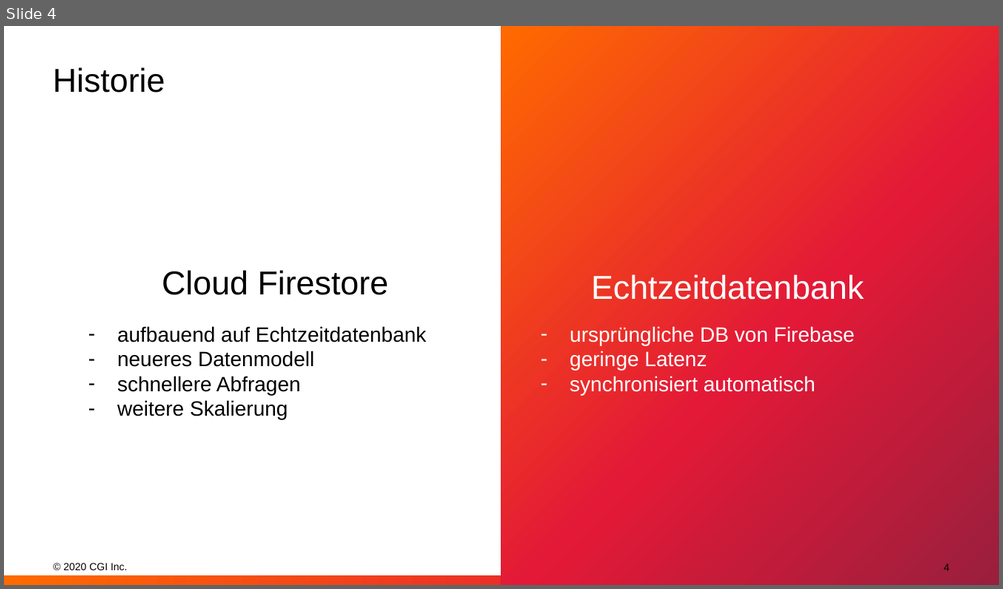
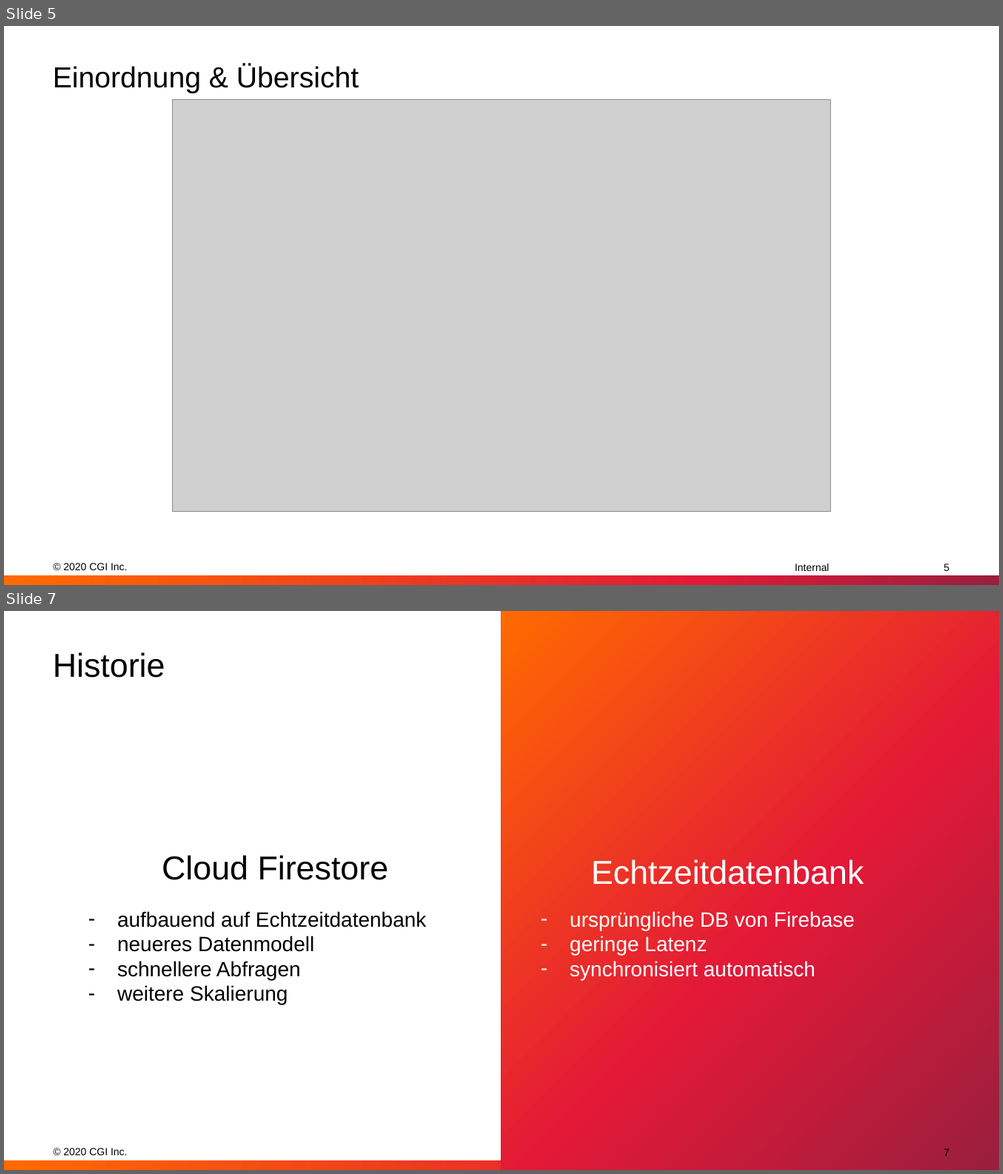
Before and after one commit to MJ7898/workshop_firebase, a slide deck: DBS_Workshop_Firebase.pptx. Shown one above the other, each under a label of ours: slide 4 before the commit, slides 5 and 7 after it; the slides between them are not shown. The pictures are 1003x589 and 1003x1174 pixels, drawn with LibreOffice and Linux fonts; fonts in the diff are those of the drawing; grey boxes stand for pictures. Boxes give left, top, right and bottom in pixels: in the first picture for what was removed or moved away, otherwise in the second. Text is boxed around its words. In the diff, an @@ line names an element or a change of style, - is before the commit and + after.

```diff
--- a/DBS_Workshop_Firebase.pptx
+++ b/DBS_Workshop_Firebase.pptx
@@ slide 5 added at (x1=4, y1=26, x2=999, y2=585), background #FFFFFF; not listed: 2 template elements that a slide beside it also shows @@
@@ title added at (x1=53, y1=64, x2=358, y2=93), 28 pt, text #000000 @@
+Einordnung & Übersicht
@@ picture added at (x1=172, y1=100, x2=830, y2=511) @@
@@ text added at (x1=794, y1=564, x2=829, y2=571), 10 pt, text #000000 @@
+Internal
@@ page number added at (x1=943, y1=564, x2=949, y2=571), 10 pt, text #000000 @@
+5
@@ what was slide 4 is now slide 7 @@
@@ page number at (x1=943, y1=1149, x2=949, y2=1156): text changed @@
-4
+7
```
Also in this commit, not shown: 4 slides changed, 5 other slides added, 2 other files.
